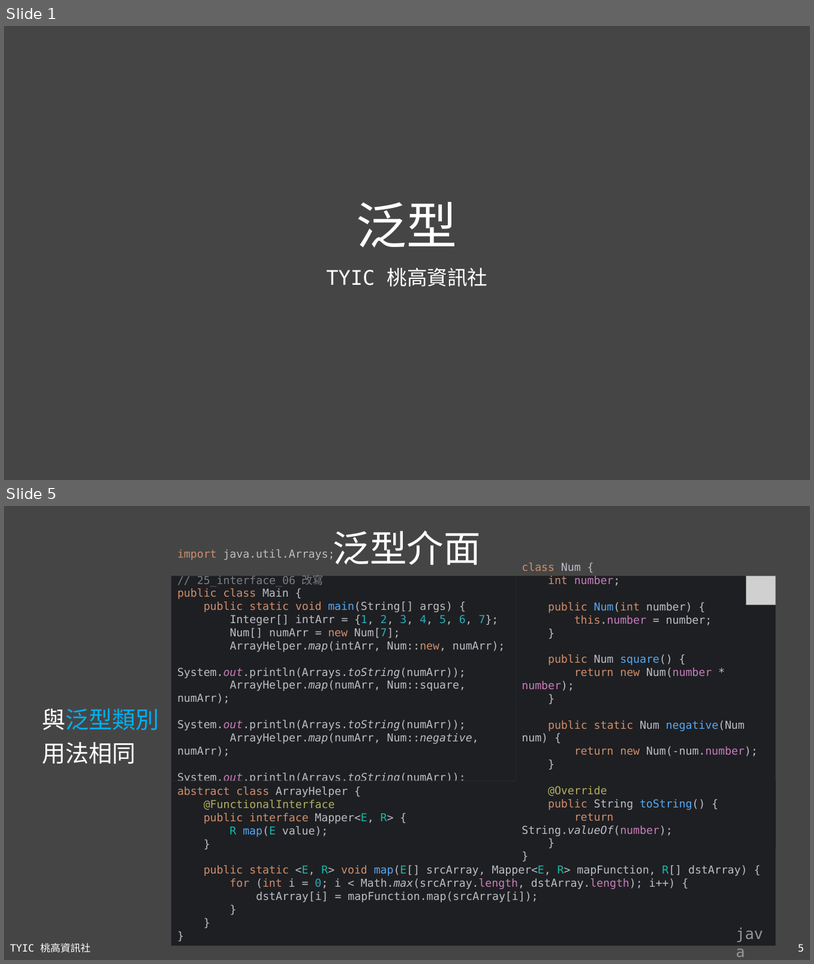
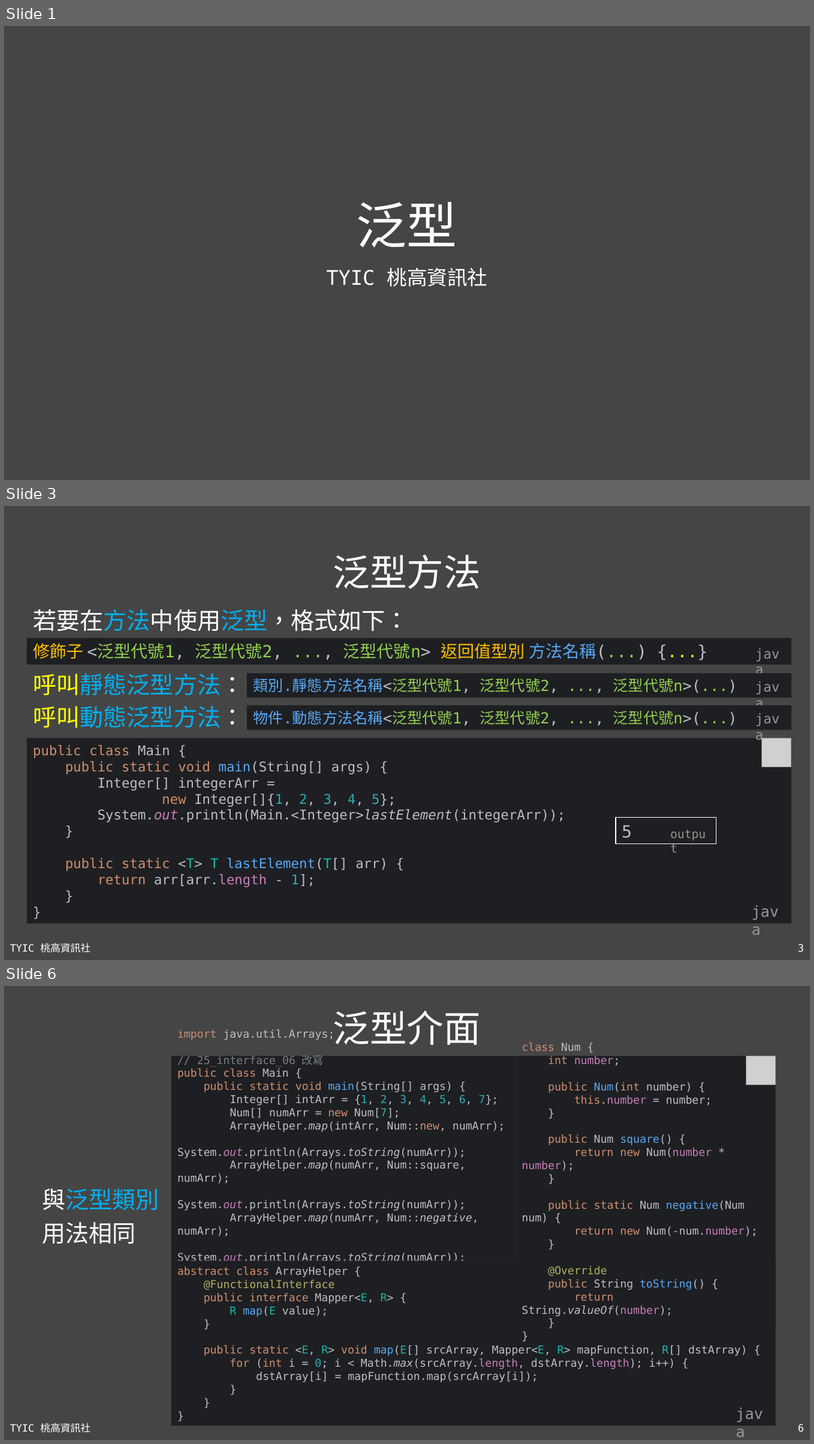
Before and after one commit to TYSHIC/slides, a slide deck: ppt/13_泛型.pptx. Shown one above the other, each under a label of ours: slides 1 and 5 before the commit, slides 1, 3 and 6 after it; the slides between them are not shown. The pictures are 814x964 and 814x1444 pixels, drawn with LibreOffice and Linux fonts; fonts in the diff are those of the drawing; grey boxes stand for pictures. Boxes give left, top, right and bottom in pixels: in the first picture for what was removed or moved away, otherwise in the second. Text is boxed around its words. In the diff, an @@ line names an element or a change of style, - is before the commit and + after.

```diff
--- a/ppt/13_泛型.pptx
+++ b/ppt/13_泛型.pptx
@@ slide 3 added at (4,506,810,960), background #454545; not listed: 2 template elements that a slide beside it also shows @@
@@ title added at (333,555,481,589), 44 pt, text #FFFFFF @@
+泛型方法
@@ text added at (33,609,408,631), 28 pt, text #FFFFFF @@
+若要在方法中使用泛型，格式如下：
@@ rectangle added at (27,638,792,664), fill #1E1F22, 20 pt, text #92D050 @@
+修飾子 <泛型代號1, 泛型代號2, ..., 泛型代號n> 返回值型別 方法名稱(...) {...}
@@ text added at (750,642,792,664), 16 pt, text #969696 @@
+java
@@ text added at (33,673,244,695), 28 pt, text #00B0F0 @@
+呼叫靜態泛型方法：
@@ rectangle added at (247,673,792,697), fill #1E1F22, 18 pt, text #92D050 @@
+類別.靜態方法名稱<泛型代號1, 泛型代號2, ..., 泛型代號n>(...)
@@ text added at (750,675,792,698), 16 pt, text #969696 @@
+java
@@ text added at (33,706,244,727), 28 pt, text #00B0F0 @@
+呼叫動態泛型方法：
@@ rectangle added at (247,705,792,729), fill #1E1F22, 18 pt, text #92D050 @@
+物件.動態方法名稱<泛型代號1, 泛型代號2, ..., 泛型代號n>(...)
@@ text added at (750,708,792,730), 16 pt, text #969696 @@
+java
@@ rectangle added at (27,738,792,923), fill #1E1F22, 16 pt, text #BCBEC4 @@
+public class Main {
+public static void main(String[] args) {
+Integer[] integerArr =
+new Integer[]{1, 2, 3, 4, 5};
+System.out.println(Main.<Integer>lastElement(integerArr));
+}
+public static <T> T lastElement(T[] arr) {
+return arr[arr.length - 1];
+}
+}
@@ picture added at (762,738,792,766) @@
@@ rectangle added at (616,817,717,844), fill #1E1F22, outline #FFFFFF 0.75 pt, 20 pt, text #BCBEC4 @@
+5
@@ text added at (665,823,717,844), 14 pt, text #969696 @@
+output
@@ text added at (746,898,792,923), 18 pt, text #969696 @@
+java
@@ what was slide 5 is now slide 6 @@
@@ page number at (798,1423,804,1431): text changed @@
-5
+6
```
Also in this commit, not shown: 3 slides changed, 15 other files.
